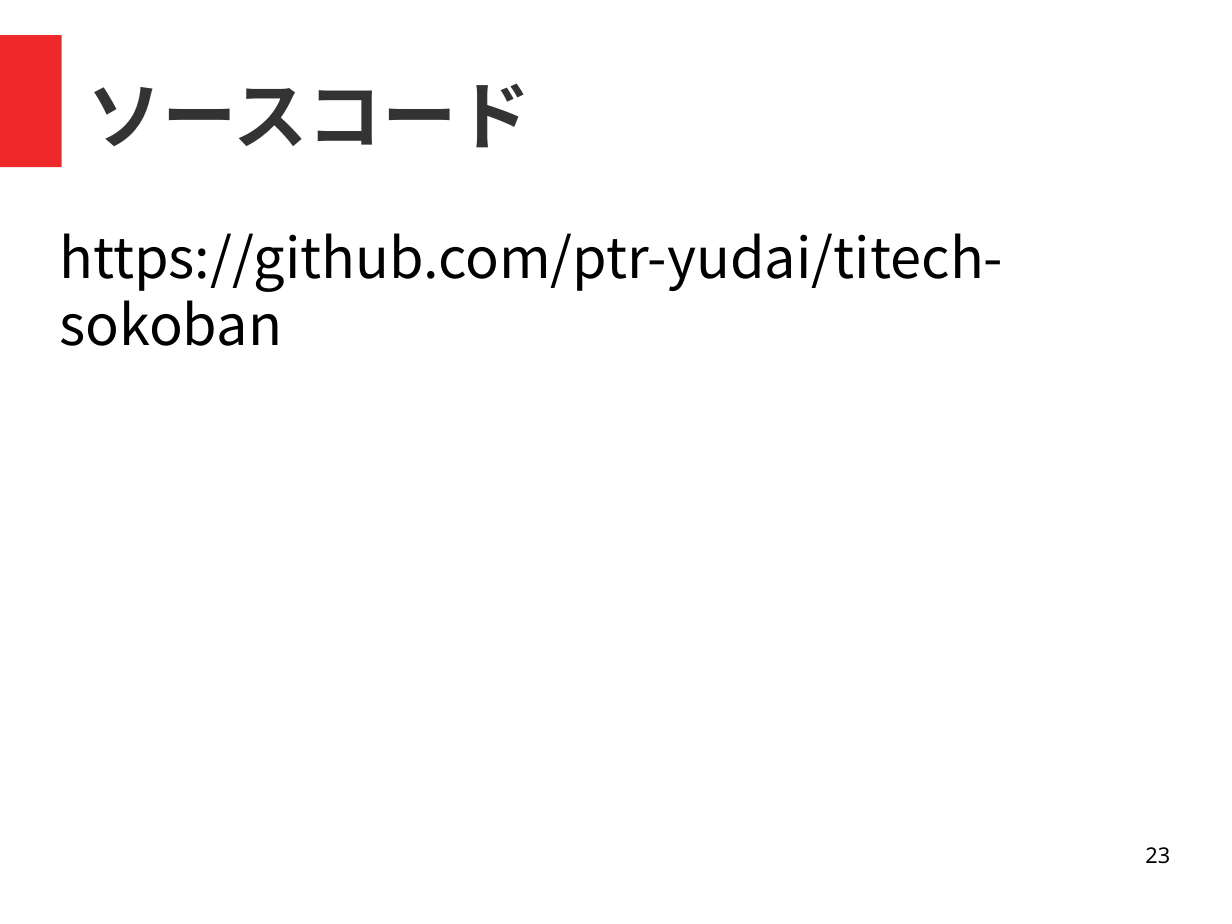
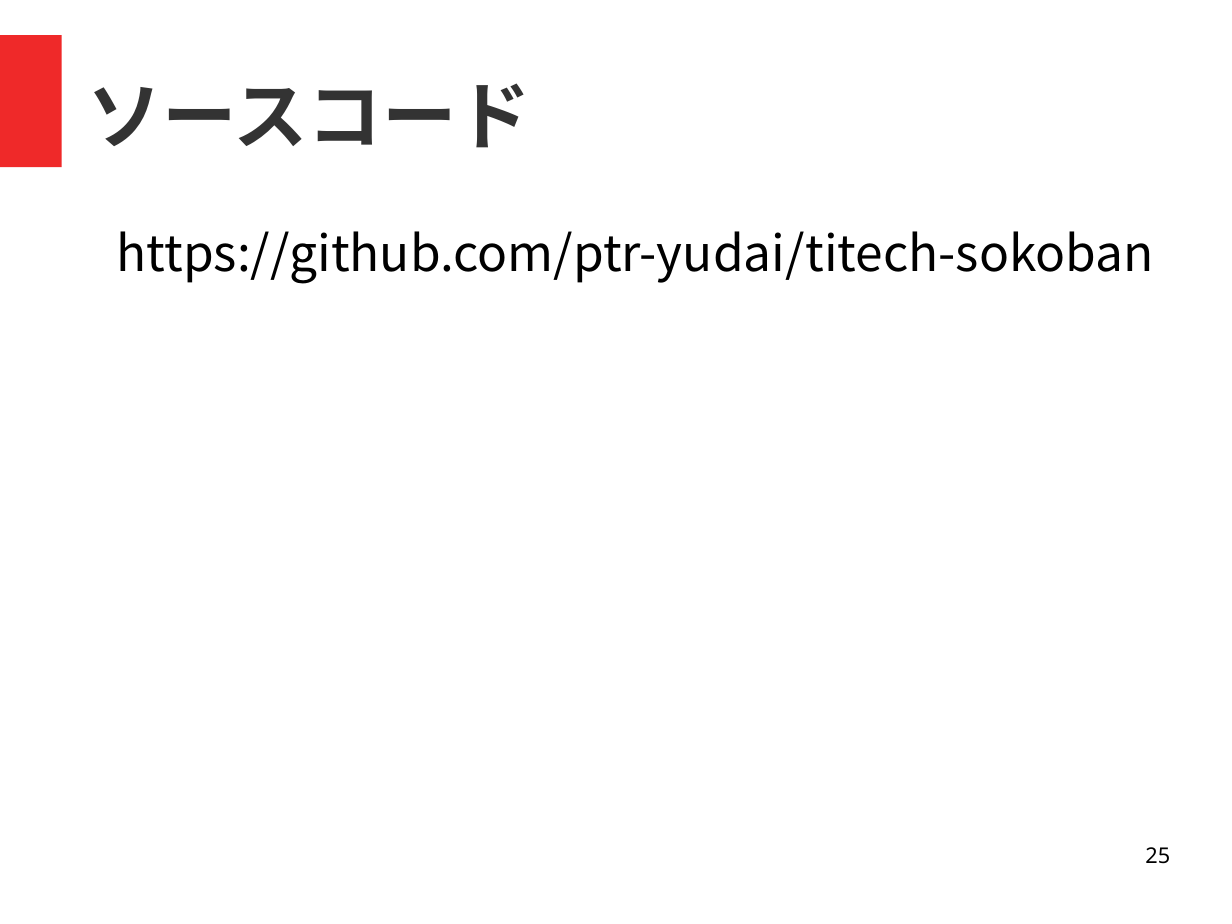
Before and after one commit to ptr-yudai/titech-sokoban, a slide deck: slide 25 of presentation.odp (slide 23 before the commit). Drawn at 1232x924 pixels with LibreOffice and Linux fonts; fonts in the diff are those of the drawing. Boxes give left, top, right and bottom in pixels: in the first picture for what was removed or moved away, otherwise in the second. Text is boxed around its words. In the diff, an @@ line names an element or a change of style, - is before the commit and + after.

```diff
--- a/presentation.odp
+++ b/presentation.odp
@@ text "https://github.com/ptr-yudai/titech-sokoban": place and size @@
-text "https://github.com/ptr-yudai/titech-sokoban" at (59, 233, 1003, 346)
+text "https://github.com/ptr-yudai/titech-sokoban" at (117, 231, 1154, 284)
@@ text "https://github.com/ptr-yudai/titech-sokoban" at (117, 231, 1154, 284): size 36 to 32 pt @@
@@ page number at (1145, 847, 1170, 864): text changed @@
-23
+25
```
Also in this commit, not shown: 4 other slides changed, 3 slides added, 1 slide removed, 1 other file.
